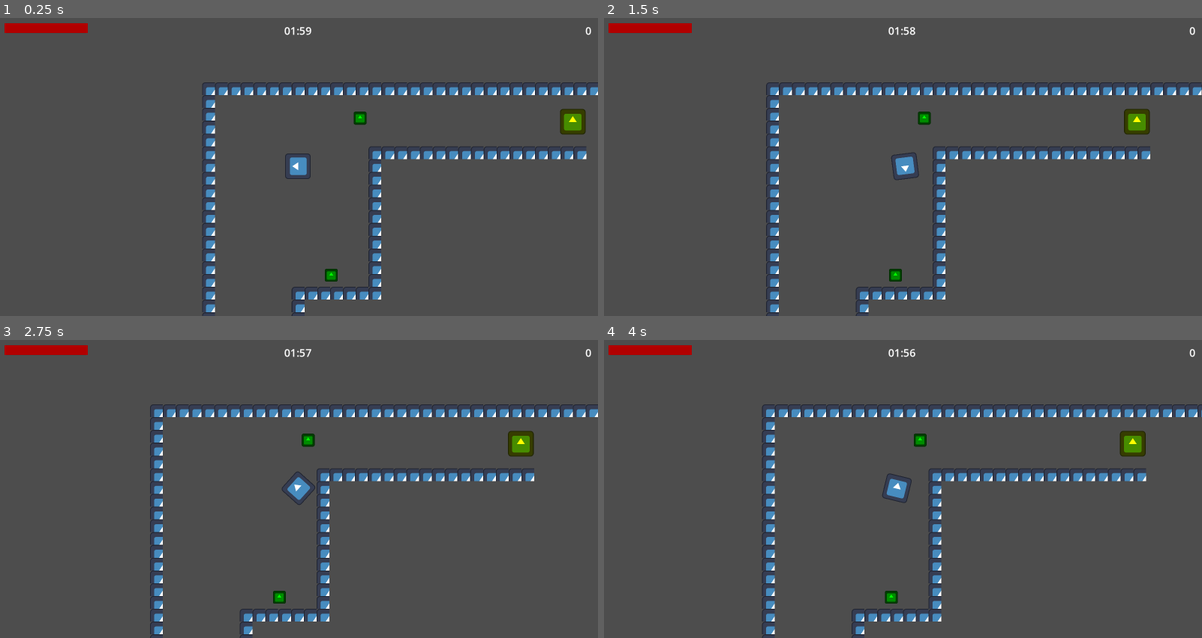
Above: before the commit, frames 1-4 (two rows, left to right).
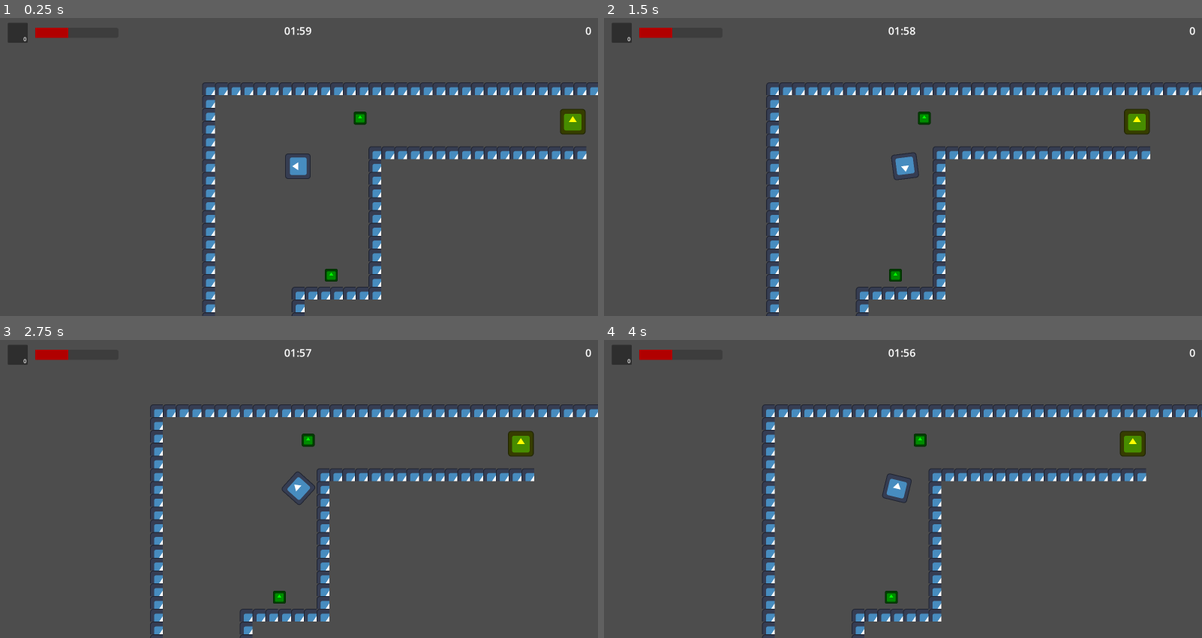
Above: after the commit, the same moments.

Repository: AltairGameStudio/Godot-Wild-Jam-93-Team-1
Game: Godot game, scene res://scenes/world.tscn
Same seed, same stepped clock (60 frames per second), same inputs: the game is played once before the commit and once after it. The engine's default icon, where the game draws it, is replaced by a stand-in: a white triangle on a blue panel in a dark square.
Inputs (mouse positions are in pixels of both pictures, inside the frame that each line leads up to):
- Up to frame 1 (0.25 s): no input
- Up to frame 2 (1.5 s): tap Enter at 0.5 s; move the mouse to (1034, 152) at 0.52 s; hold D (ui_right) 0.53-1.25 s; hold Space (interact) 0.53-1.25 s; click (1034, 152) at 0.67 s; tap E (heal, bound only after the commit) at 0.8 s; drag from (783, 181) to (938, 164) at 1.27 s
- Up to frame 3 (2.75 s): move the mouse to (358, 423) at 2.02 s; hold D (ui_right) from 2.03 s (still down); hold Right mouse button (equip) from 2.03 s (still down); click (358, 423) at 2.17 s; tap E (heal, bound only after the commit) at 2.3 s
- Up to frame 4 (4 s): release D (ui_right) at 2.75 s; release Right mouse button (equip) at 2.75 s; drag from (873, 548) to (723, 444) at 2.77 s; tap Space (interact) at 3.5 s; move the mouse to (1082, 533) at 3.52 s; press the mouse at (1082, 533) at 3.53 s; hold A (ui_left) from 3.53 s (still down); tap E (heal, bound only after the commit) at 3.8 s

The runs differ from the first frame. In frame 1, 0.6% of the frame differs, in the area x 0-15%, y 1-9%; in frame 2, 0.6%; in frame 3, 0.6%; in frame 4, 0.6%.

Commit message:
Adicionando medkit

Diff:
--- a/project.godot
+++ b/project.godot
@@ -81,6 +81,11 @@
 "events": [Object(InputEventMouseButton,"resource_local_to_scene":false,"resource_name":"","device":-1,"window_id":0,"a …(258 unchanged characters)…
 ]
 }
+heal={
+"deadzone": 0.2,
+"events": [Object(InputEventKey,"resource_local_to_scene":false,"resource_name":"","device":-1,"window_id":0,"alt_pressed":false,"shift_pressed":false,"ctrl_pressed":false,"meta_pressed":false,"pressed":false,"keycode":0,"physical_keycode":69,"key_label":0,"unicode":101,"location":0,"echo":false,"script":null)
+]
+}
 
 [physics]
 
--- a/scenes/hud.tscn
+++ b/scenes/hud.tscn
@@ -6,6 +6,7 @@
 [ext_resource type="Script" uid="uid://bd8lnpyuh3kdf" path="res://scripts/time_label.gd" id="4_6fi6k"]
 [ext_resource type="Script" path="res://scripts/dialog_box.gd" id="5_uo2fv"]
 [ext_resource type="Script" uid="uid://swn71rn1hu8i" path="res://scripts/health_bar.gd" id="6_047uy"]
+[ext_resource type="Script" uid="uid://d1ades88sr8hc" path="res://scripts/medkit_counter.gd" id="7_5pdws"]
 
 [sub_resource type="StyleBoxFlat" id="StyleBoxFlat_5pdws"]
 bg_color = Color(0.69411767, 0, 0, 1)
@@ -275,10 +276,25 @@
 autowrap_mode = 3
 
 [node name="HealthBar" type="ProgressBar" parent="." unique_id=149502484]
-offset_left = 20.0
-offset_top = 20.0
-offset_right = 270.0
-offset_bottom = 50.0
+offset_left = 112.0
+offset_top = 34.0
+offset_right = 362.0
+offset_bottom = 64.0
 theme_override_styles/fill = SubResource("StyleBoxFlat_5pdws")
 show_percentage = false
 script = ExtResource("6_047uy")
+
+[node name="Panel" type="Panel" parent="." unique_id=687840056]
+offset_left = 30.0
+offset_top = 19.0
+offset_right = 90.0
+offset_bottom = 79.0
+
+[node name="MedkitCounter" type="Label" parent="Panel" unique_id=1669898458]
+layout_mode = 0
+offset_left = 17.0
+offset_top = 37.0
+offset_right = 57.0
+offset_bottom = 60.0
+horizontal_alignment = 2
+script = ExtResource("7_5pdws")
--- a/scenes/player.tscn
+++ b/scenes/player.tscn
@@ -35,3 +35,11 @@
 [node name="TracerLine" type="Line2D" parent="." unique_id=565546340]
 width = 2.0
 default_color = Color(1, 1, 0.49411765, 1)
+
+[node name="HealBar" type="ProgressBar" parent="." unique_id=1614195437]
+visible = false
+offset_left = -64.0
+offset_top = -78.0
+offset_right = 64.0
+offset_bottom = -71.0
+show_percentage = false
--- a/scenes/world.tscn
+++ b/scenes/world.tscn
@@ -39,10 +39,11 @@
 
 [node name="CollectableItem" parent="." unique_id=257072854 instance=ExtResource("6_i7141")]
 position = Vector2(-4266, -5901)
+item_id = "pliers"
 
 [node name="CollectableItem2" parent="." unique_id=915468564 instance=ExtResource("6_i7141")]
 position = Vector2(-4410, -5114)
-item_id = "pliers2"
+is_medkit = true
 
 [node name="CollectableItem3" parent="." unique_id=1146840372 instance=ExtResource("6_i7141")]
 position = Vector2(-4923, -4501)
--- a/scripts/collectable_item.gd
+++ b/scripts/collectable_item.gd
@@ -1,21 +1,26 @@
 extends Node2D
 
-@export var item_id: String = "pliers"
+@export var is_medkit: bool = false
+@export var item_id: String = "medkit"
 @export var item_icon: Texture2D
 
 func on_interact() -> void:
-	# Procura o inventário em toda a cena usando o grupo que criamos
-	var inventories = get_tree().get_nodes_in_group("inventory")
+	if is_medkit:
+		GameManager.add_medkit(1)
+		queue_free()
+	else:
+		# Procura o inventário em toda a cena usando o grupo que criamos
+		var inventories = get_tree().get_nodes_in_group("inventory")
 
-	if inventories.size() > 0:
-		var inventory = inventories[0]
+		if inventories.size() > 0:
+			var inventory = inventories[0]
 
-		# Tenta adicionar o item
-		var success = inventory.add_item(item_id, item_icon)
+			# Tenta adicionar o item
+			var success = inventory.add_item(item_id, item_icon)
 
-		if success:
-			$/root/World/HUD/DialogBox.display_text("Você pegou: " + item_id)
-			# Destrói o item do chão
-			queue_free()
-	else:
-		print("Erro: Inventário não encontrado na cena!")
+			if success:
+				$/root/World/HUD/DialogBox.display_text("Você pegou: " + item_id)
+				# Destrói o item do chão
+				queue_free()
+		else:
+			print("Erro: Inventário não encontrado na cena!")
--- a/scripts/game_manager.gd
+++ b/scripts/game_manager.gd
@@ -5,6 +5,7 @@
 var time_remaining: float
 var points: int = 0
 var is_game_over: bool = false
+var medkit_count: int = 0
 
 func _ready() -> void:
 	time_remaining = total_time
@@ -29,3 +30,12 @@
 func update_points(amount: int) -> void:
 	points += amount
 	$/root/World/HUD/PointsLabel.text = str(points)
+
+func add_medkit(amount: int) -> void:
+	medkit_count += amount
+
+func use_medkit() -> bool:
+	if medkit_count > 0:
+		medkit_count -= 1
+		return true
+	return false
--- /dev/null
+++ b/scripts/medkit_counter.gd
@@ -0,0 +1,4 @@
+extends Label
+
+func _process(delta: float) -> void:
+	text = str(GameManager.medkit_count)
--- a/scripts/player.gd
+++ b/scripts/player.gd
@@ -6,9 +6,11 @@
 @onready var aim_raycast = $AimRayCast
 @onready var interact_area = $InteractArea
 @onready var tracer_line = $TracerLine
+@onready var heal_bar = $HealBar
 
 @export var max_health: int = 5
-var current_health: int = max_health
+# var current_health: int = max_health
+var current_health: int = 2
 var can_shoot: bool = true
 # Tempo entre cada tiro
 @export var shoot_cooldown: float = 0.5
@@ -18,7 +20,20 @@
 # Estado da arma
 var is_weapon_equipped: bool = false
 
+# Tempo em segundos para curar
+@export var heal_time_required: float = 2.0
+var current_heal_time: float = 0.0
+var is_healing: bool = false
+
 func _physics_process(delta: float) -> void:
+	if is_healing:
+		# Imobiliza o player
+		velocity = Vector2.ZERO
+		move_and_slide()
+		process_healing(delta)
+		look_at(get_global_mouse_position())
+		return
+
 	var direction := Input.get_vector("ui_left", "ui_right", "ui_up", "ui_down")
 
 	# Define a velocidade baseada na arma
@@ -45,6 +60,14 @@
 
 	if event.is_action_pressed("interact"):
 		try_interact()
+
+	# Início da cura
+	if event.is_action_pressed("heal") and GameManager.medkit_count > 0 and current_health < max_health:
+		start_healing()
+
+	# Interrupção da cura
+	if event.is_action_released("heal"):
+		stop_healing()
 
 func shoot() -> void:
 	# Trava a arma temporariamente
@@ -104,3 +127,26 @@
 	if current_health <= 0:
 		print("VOCÊ MORREU! Fim de jogo.")
 		get_tree().paused = true
+
+func start_healing() -> void:
+	is_healing = true
+	current_heal_time = 0.0
+	heal_bar.visible = true
+	heal_bar.max_value = heal_time_required
+
+func stop_healing() -> void:
+	is_healing = false
+	current_heal_time = 0.0
+	heal_bar.visible = false
+
+func process_healing(delta: float) -> void:
+	current_heal_time += delta
+	heal_bar.value = current_heal_time
+
+	if current_heal_time >= heal_time_required:
+		complete_healing()
+
+func complete_healing() -> void:
+	if GameManager.use_medkit():
+		current_health = min(current_health + 2, max_health)
+	stop_healing()
Not shown, added: scripts/medkit_counter.gd.uid
